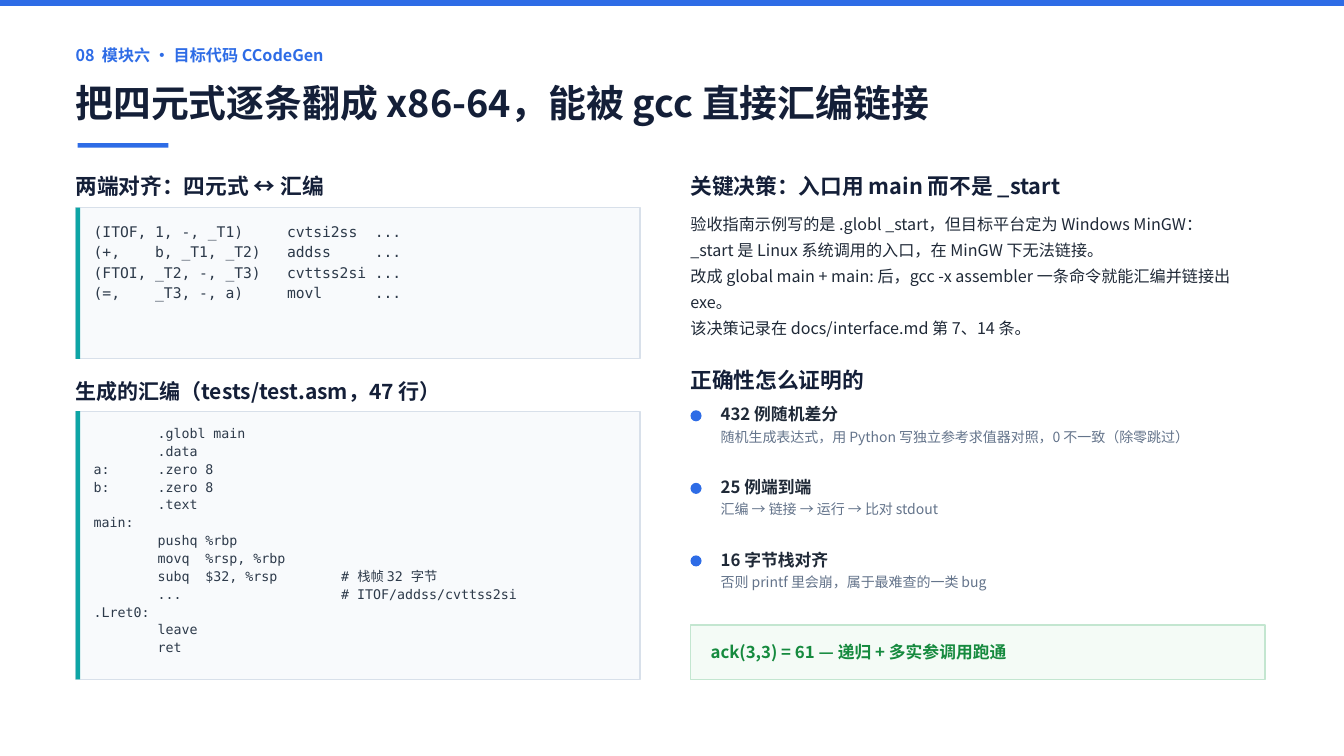
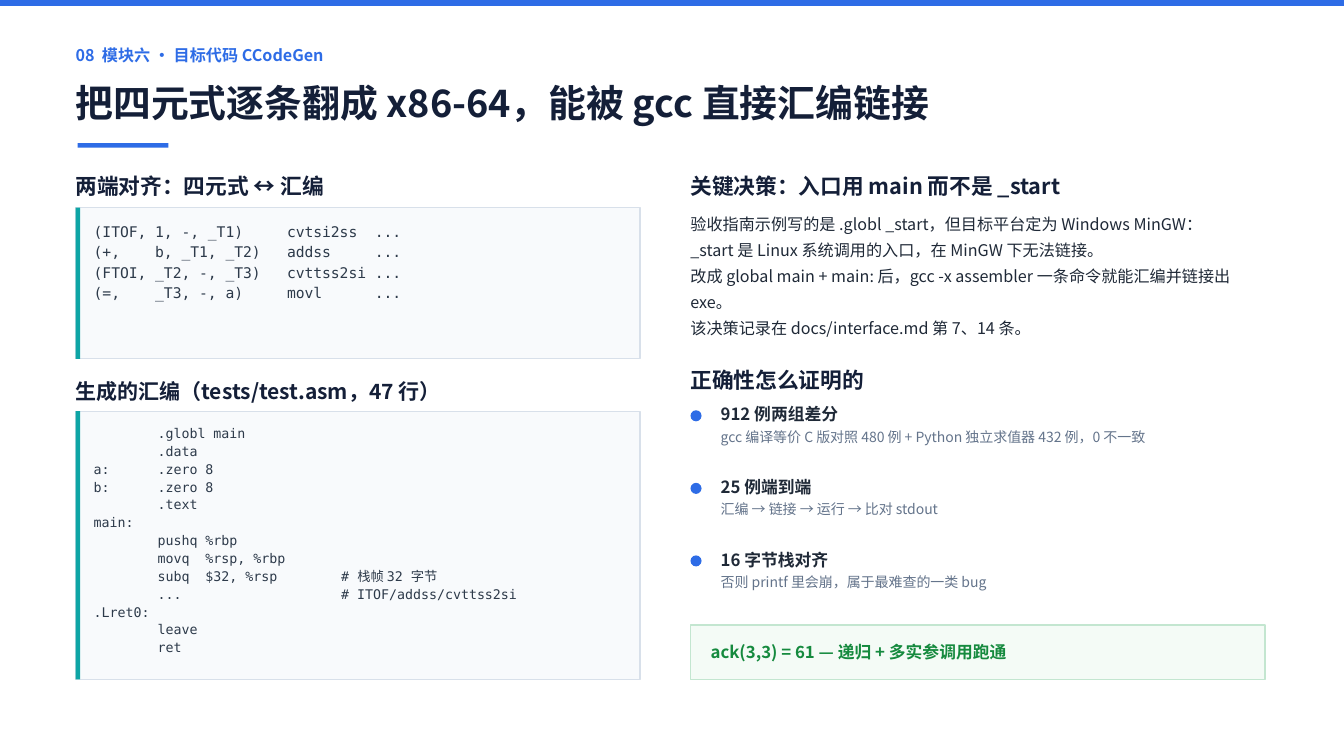
Before and after one commit to 9527-qincheng/MiniCCompiler, a slide deck: slide 9 of docs/MiniC编译器_答辩演示.pptx. Drawn at 1344x756 pixels with LibreOffice and Linux fonts; fonts in the diff are those of the drawing. Boxes give left, top, right and bottom in pixels: in the first picture for what was removed or moved away, otherwise in the second. Text is boxed around its words. In the diff, an @@ line names an element or a change of style, - is before the commit and + after.

Commit message:
docs: 答辩 PPT 同步两组差分测试口径
正确性验证页由单组改为两组独立基准：gcc 480 例 + Python 求值器 432 例，
合计 912 例 0 不一致；补上深递归与规模边界（20000 层递归、100 个函数、
50 层括号、5000 元素局部数组）。封面与概览页的 432 同步改为 912。

```diff
--- a/docs/MiniC编译器_答辩演示.pptx
+++ b/docs/MiniC编译器_答辩演示.pptx
@@ text at box(721, 406, 838, 422): text changed @@
-432 例随机差分
+912 例两组差分
@@ text at box(721, 430, 1145, 446): text changed @@
-随机生成表达式，用 Python 写独立参考求值器对照，0 不一致（除零跳过）
+gcc 编译等价 C 版对照 480 例 + Python 独立求值器 432 例，0 不一致
```
Also in this commit, not shown: 3 other slides changed.
